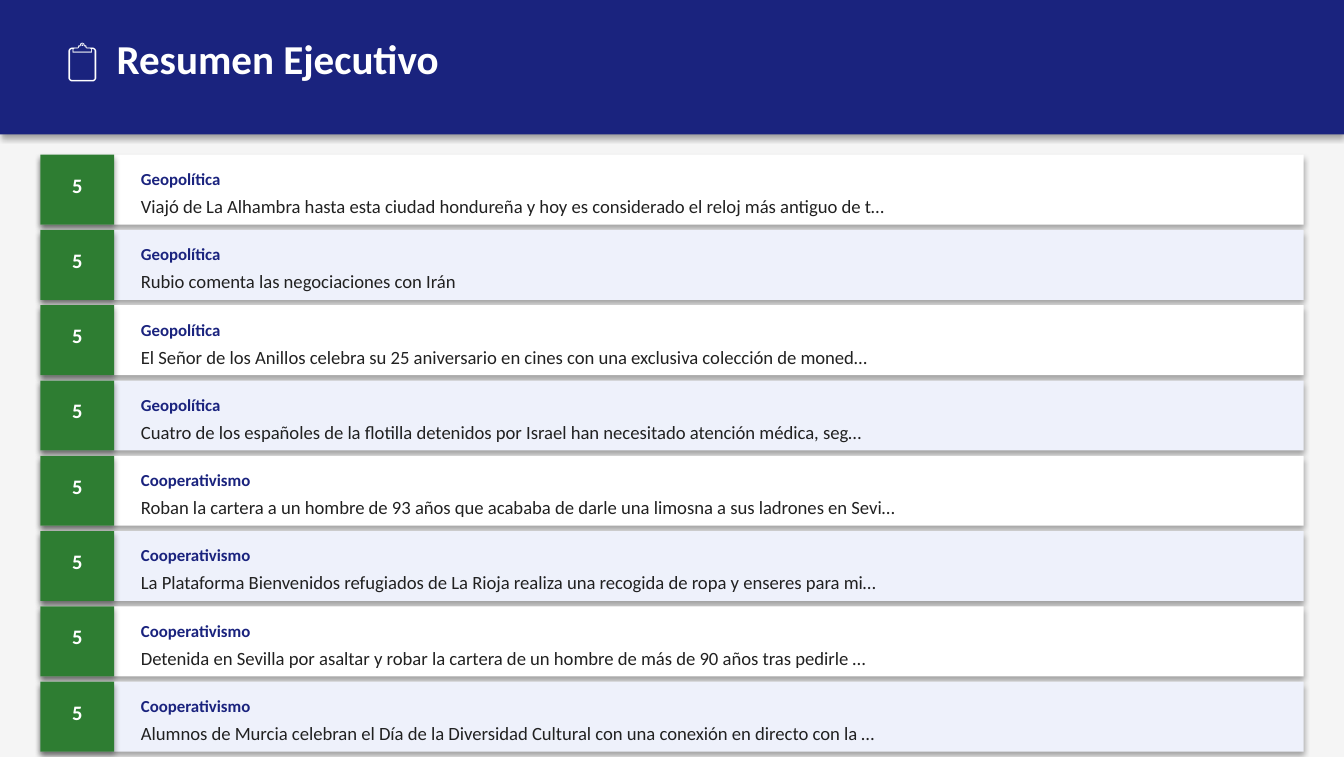
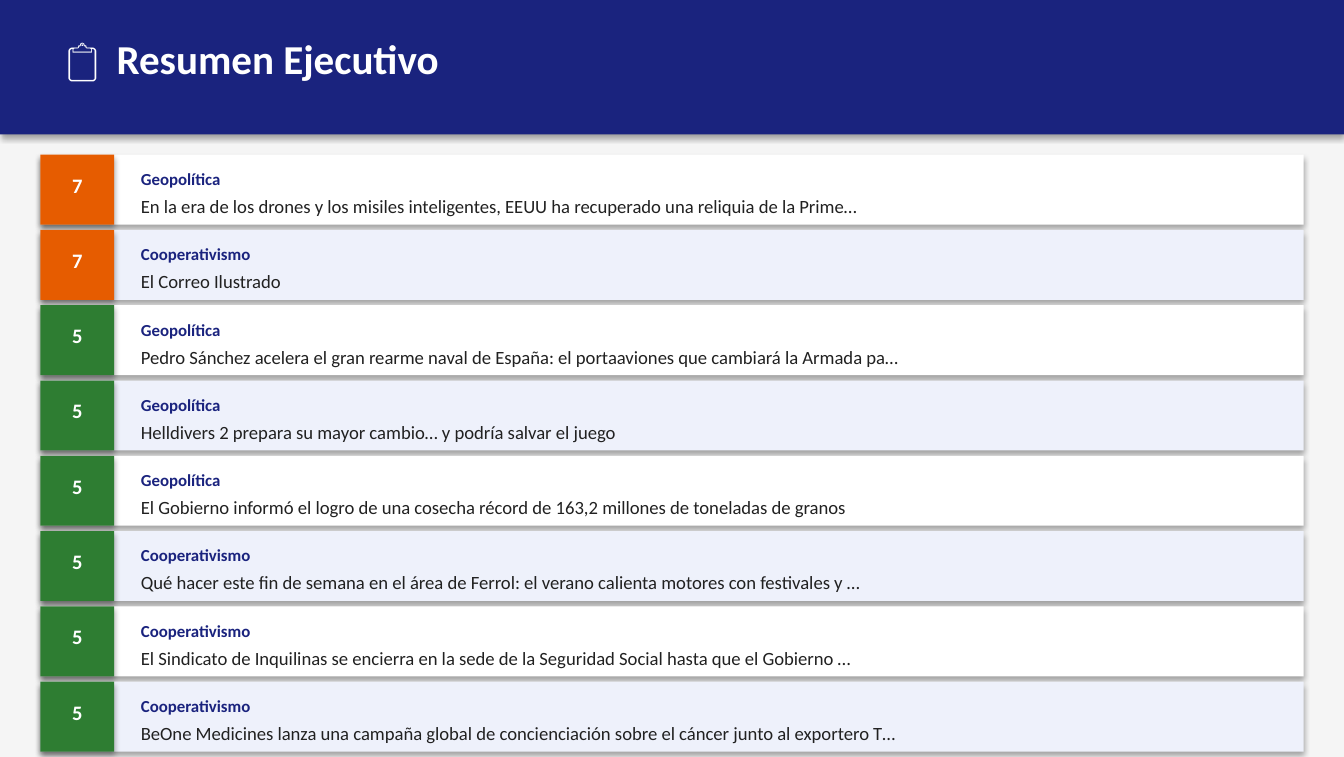
Before and after one commit to erickfranciscohernandez/financiero, a slide deck: slide 2 of newsletter_20260523.pptx. Drawn at 1344x757 pixels with LibreOffice and Linux fonts; fonts in the diff are those of the drawing. Boxes give left, top, right and bottom in pixels: in the first picture for what was removed or moved away, otherwise in the second. Text is boxed around its words. In the diff, an @@ line names an element or a change of style, - is before the commit and + after.

```diff
--- a/newsletter_20260523.pptx
+++ b/newsletter_20260523.pptx
@@ rectangle at <box>40,155,114,224</box>: fill #2E7D32 to #E65C00 @@
@@ text at <box>72,179,82,193</box>: text changed @@
-5
+7
@@ text at <box>141,200,856,217</box>: text changed @@
-Viajó de La Alhambra hasta esta ciudad hondureña y hoy es considerado el reloj más antiguo de t…
+En la era de los drones y los misiles inteligentes, EEUU ha recuperado una reliquia de la Prime…
@@ rectangle at <box>40,230,114,300</box>: fill #2E7D32 to #E65C00 @@
@@ text at <box>72,254,82,268</box>: text changed @@
-5
+7
@@ text at <box>141,248,251,263</box>: text changed @@
-Geopolítica
+Cooperativismo
@@ text at <box>141,275,281,288</box>: text changed @@
-Rubio comenta las negociaciones con Irán
+El Correo Ilustrado
@@ text at <box>141,351,898,368</box>: text changed @@
-El Señor de los Anillos celebra su 25 aniversario en cines con una exclusiva colección de moned…
+Pedro Sánchez acelera el gran rearme naval de España: el portaaviones que cambiará la Armada pa…
@@ text at <box>141,426,616,442</box>: text changed @@
-Cuatro de los españoles de la flotilla detenidos por Israel han necesitado atención médica, seg…
+Helldivers 2 prepara su mayor cambio… y podría salvar el juego
@@ text at <box>141,474,221,489</box>: text changed @@
-Cooperativismo
+Geopolítica
@@ text at <box>141,501,846,518</box>: text changed @@
-Roban la cartera a un hombre de 93 años que acababa de darle una limosna a sus ladrones en Sevi…
+El Gobierno informó el logro de una cosecha récord de 163,2 millones de toneladas de granos
@@ text at <box>141,576,842,592</box>: text changed @@
-La Plataforma Bienvenidos refugiados de La Rioja realiza una recogida de ropa y enseres para mi…
+Qué hacer este fin de semana en el área de Ferrol: el verano calienta motores con festivales y …
@@ text at <box>141,652,834,668</box>: text changed @@
-Detenida en Sevilla por asaltar y robar la cartera de un hombre de más de 90 años tras pedirle …
+El Sindicato de Inquilinas se encierra en la sede de la Seguridad Social hasta que el Gobierno …
@@ text at <box>141,727,895,744</box>: text changed @@
-Alumnos de Murcia celebran el Día de la Diversidad Cultural con una conexión en directo con la …
+BeOne Medicines lanza una campaña global de concienciación sobre el cáncer junto al exportero T…
```
Also in this commit, not shown: 2 other slides changed, 5 other files.
